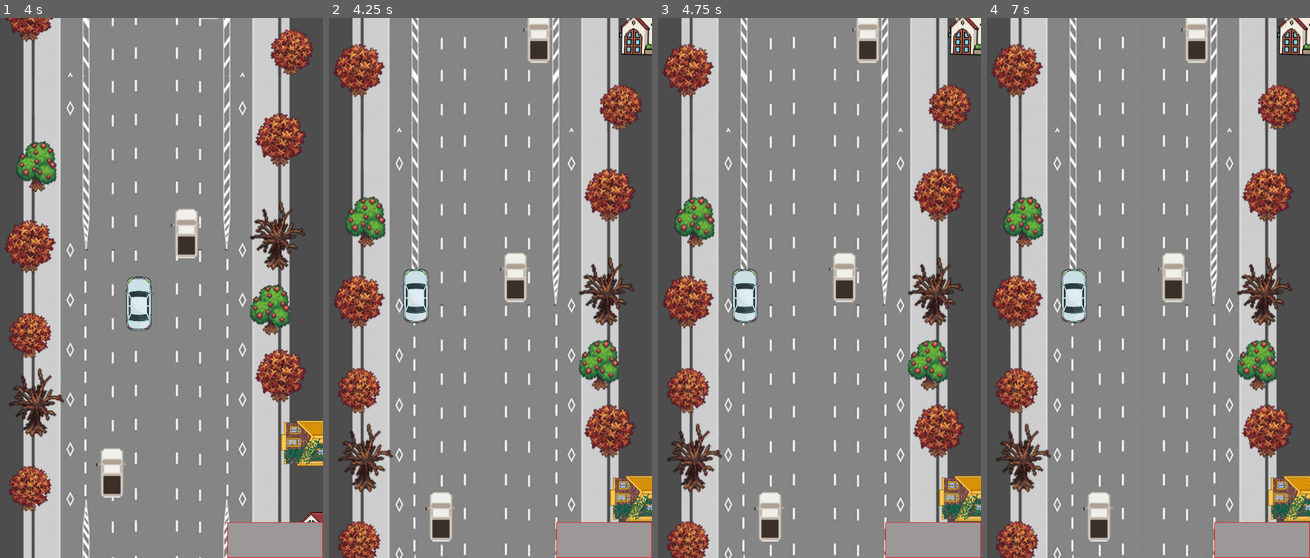
Above: before the commit, frames 1-4 (left to right).
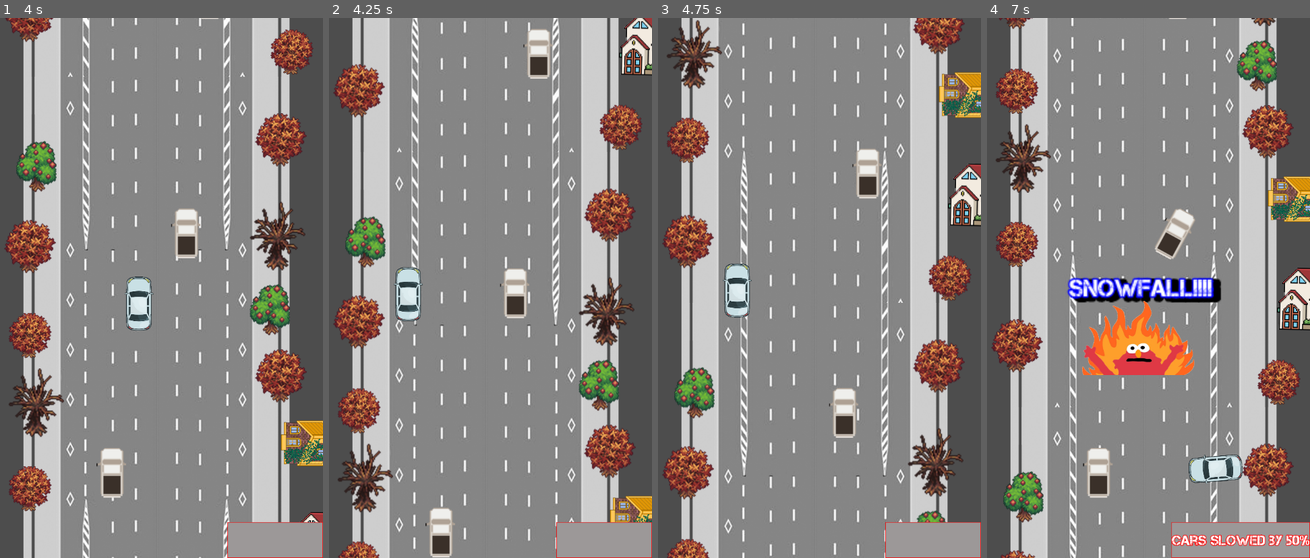
Above: after the commit, the same moments.

Repository: Zanzigzan/ChaosHacks-2024
Game: Godot game, scene res://main.tscn
Same seed, same stepped clock (60 frames per second), same inputs: the game is played once before the commit and once after it.
Inputs:
- Up to frame 1 (4 s): hold Right (ui_right) 0.53-1.28 s; hold Down (ui_down) 1.28-2.03 s; hold Right (ui_right) 2.03-2.78 s; hold Up (ui_up) 2.78-3.53 s; hold Left (ui_left) from 3.53 s (still down)
- Up to frame 2 (4.25 s): keep holding Left (ui_left); tap P (pause, bound only before the commit) at 4.15 s
- Up to frame 3 (4.75 s): keep holding Left (ui_left)
- Up to frame 4 (7 s): release Left (ui_left) at 5.03 s; hold Down (ui_down) 5.03-5.78 s; hold Right (ui_right) 5.78-6.53 s; hold Up (ui_up) from 6.53 s (still down)

Frame 1 is identical in both runs. In frame 2, 22% of the frame differs, in the area x 1-100%, y 0-100%; in frame 3, 25%; in frame 4, 33%.

Commit message:
elmo

Diff:
--- a/events_msgs.gd
+++ b/events_msgs.gd
@@ -18,9 +18,11 @@
 	$eventDescription.text=eventDescription
 	$eventTitle.show()
 	$eventDescription.show()
+	$Elmo.show()
 	$msgTimer.start()
 
 
 
 func _on_msg_timer_timeout():
 	$eventTitle.hide()
+	$Elmo.hide()
--- a/events_msgs.tscn
+++ b/events_msgs.tscn
@@ -1,7 +1,8 @@
-[gd_scene load_steps=6 format=3 uid="uid://r0qe4ipkl5k"]
+[gd_scene load_steps=7 format=3 uid="uid://r0qe4ipkl5k"]
 
 [ext_resource type="Script" path="res://events_msgs.gd" id="1_kk1pc"]
 [ext_resource type="FontFile" uid="uid://bkatl2ug4shvr" path="res://font/Capture it.ttf" id="2_21dwv"]
+[ext_resource type="Texture2D" uid="uid://ceblghs8mf76c" path="res://Resources/assets/elmo.png" id="3_mkluo"]
 
 [sub_resource type="LabelSettings" id="LabelSettings_eoahg"]
 font = ExtResource("2_21dwv")
@@ -66,4 +67,13 @@
 wait_time = 2.0
 one_shot = true
 
+[node name="Elmo" type="TextureRect" parent="."]
+visible = false
+offset_left = 223.0
+offset_top = 591.0
+offset_right = 458.0
+offset_bottom = 746.0
+texture = ExtResource("3_mkluo")
+expand_mode = 1
+
 [connection signal="timeout" from="msgTimer" to="." method="_on_msg_timer_timeout"]
--- a/main.tscn
+++ b/main.tscn
@@ -53,7 +53,7 @@
 [node name="WigglingTimer" type="Timer" parent="."]
 wait_time = 0.5
 
-[node name="Node2D" parent="." instance=ExtResource("7_guolv")]
+[node name="PauseController" parent="." instance=ExtResource("7_guolv")]
 
 [connection signal="timeout" from="EnemySpawnTimer" to="." method="_on_enemy_spawn_timer_timeout"]
 [connection signal="timeout" from="EventTimer" to="." method="_on_event_timer_timeout"]
--- a/project.godot
+++ b/project.godot
@@ -28,11 +28,6 @@
 "events": [Object(InputEventKey,"resource_local_to_scene":false,"resource_name":"","device":0,"window_id":0,"alt_pressed":false,"shift_pressed":false,"ctrl_pressed":false,"meta_pressed":false,"pressed":false,"keycode":0,"physical_keycode":32,"key_label":0,"unicode":0,"echo":false,"script":null)
 ]
 }
-pause={
-"deadzone": 0.5,
-"events": [Object(InputEventKey,"resource_local_to_scene":false,"resource_name":"","device":-1,"window_id":0,"alt_pressed":false,"shift_pressed":false,"ctrl_pressed":false,"meta_pressed":false,"pressed":false,"keycode":0,"physical_keycode":80,"key_label":0,"unicode":112,"echo":false,"script":null)
-]
-}
 
 [layer_names]
 
Binary file added: Resources/assets/elmo.png
Not shown, added: Resources/assets/elmo.png.import
